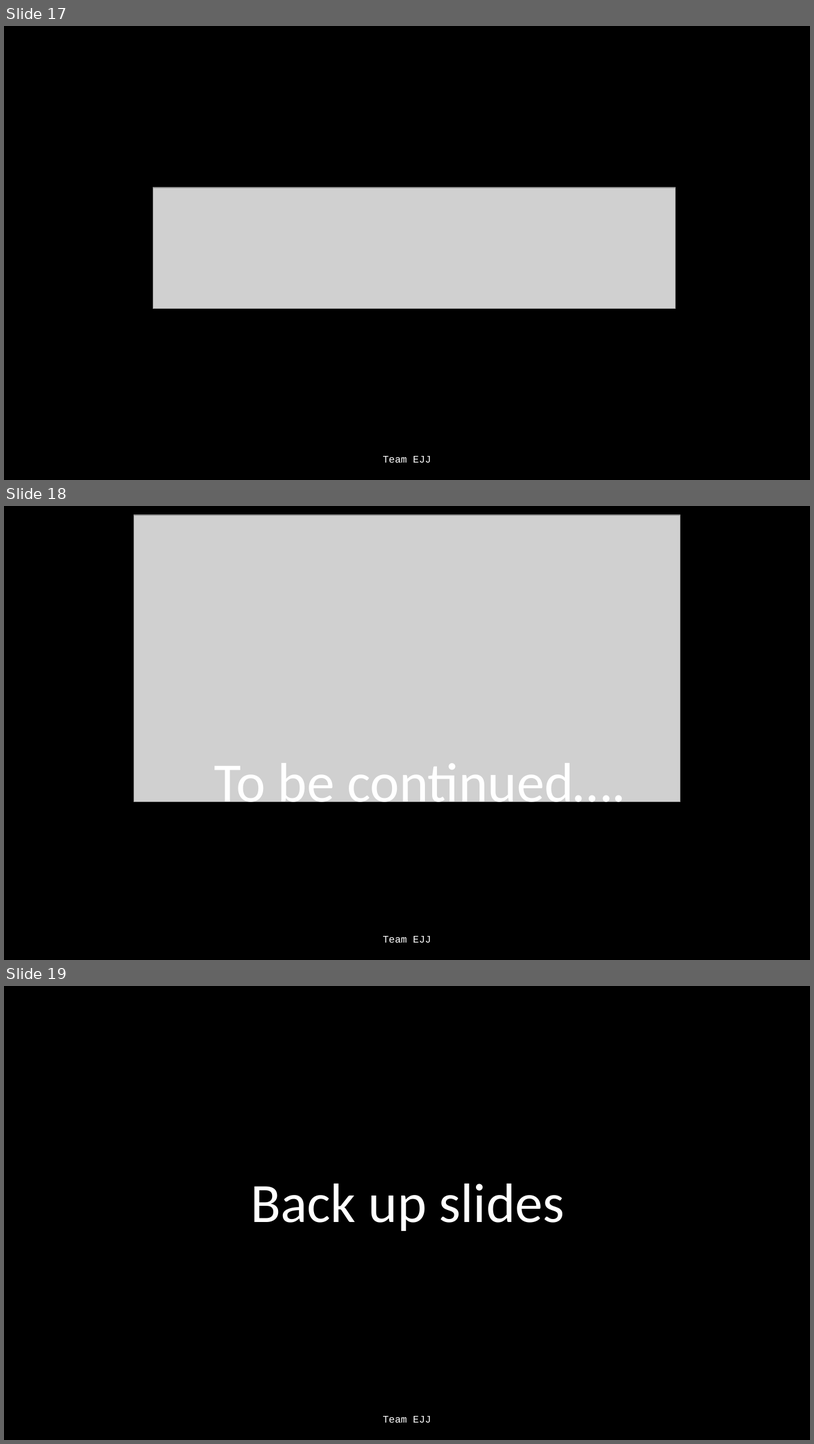
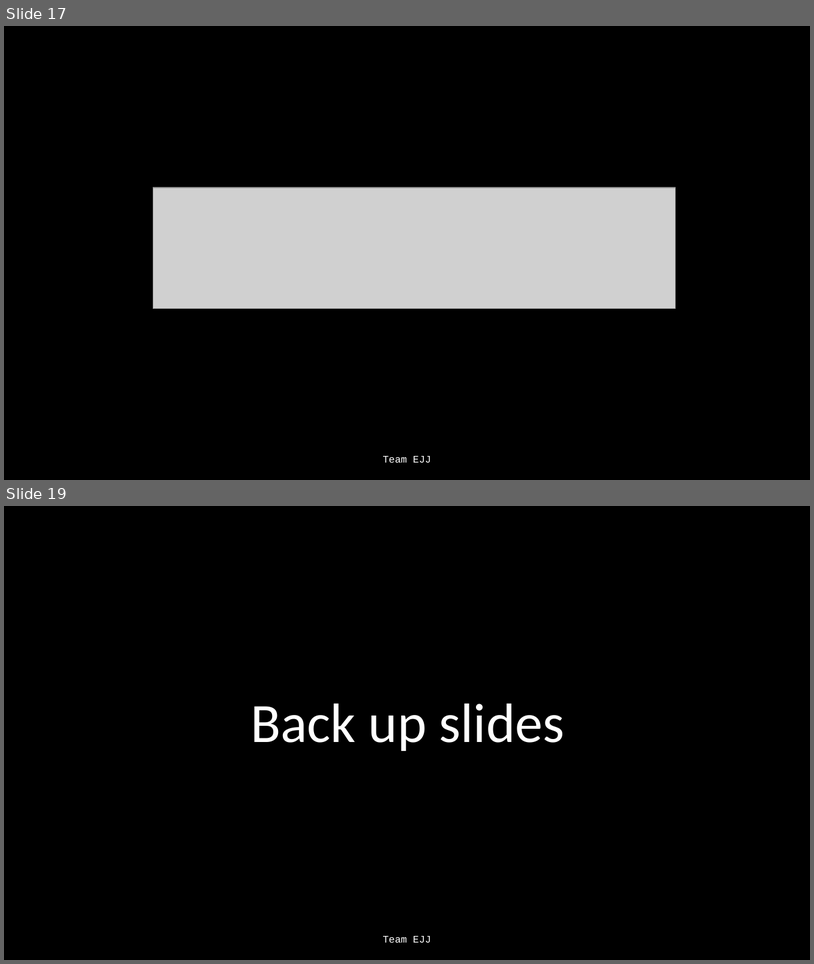
Before and after one commit to Jonathan805/RestrictedPlanning, a slide deck: TeamEJJ.pptx. Shown one above the other, each under a label of ours: slides 17, 18 and 19 before the commit, slides 17 and 19 after it; the slides between them are not shown. The pictures are 814x1444 and 814x964 pixels, drawn with LibreOffice and Linux fonts; fonts in the diff are those of the drawing; grey boxes stand for pictures. Boxes give left, top, right and bottom in pixels: in the first picture for what was removed or moved away, otherwise in the second. Text is boxed around its words. In the diff, an @@ line names an element or a change of style, - is before the commit and + after.

```diff
--- a/TeamEJJ.pptx
+++ b/TeamEJJ.pptx
@@ slide 18 removed at [4,506,810,960], background #000000 @@
@@ picture removed at [134,515,681,802] @@
@@ text removed at [215,763,626,814] @@
-To be continued….
@@ text removed at [383,936,431,942] @@
-Team EJJ
```
Also in this commit, not shown: 1 slide added, 4 other files.
